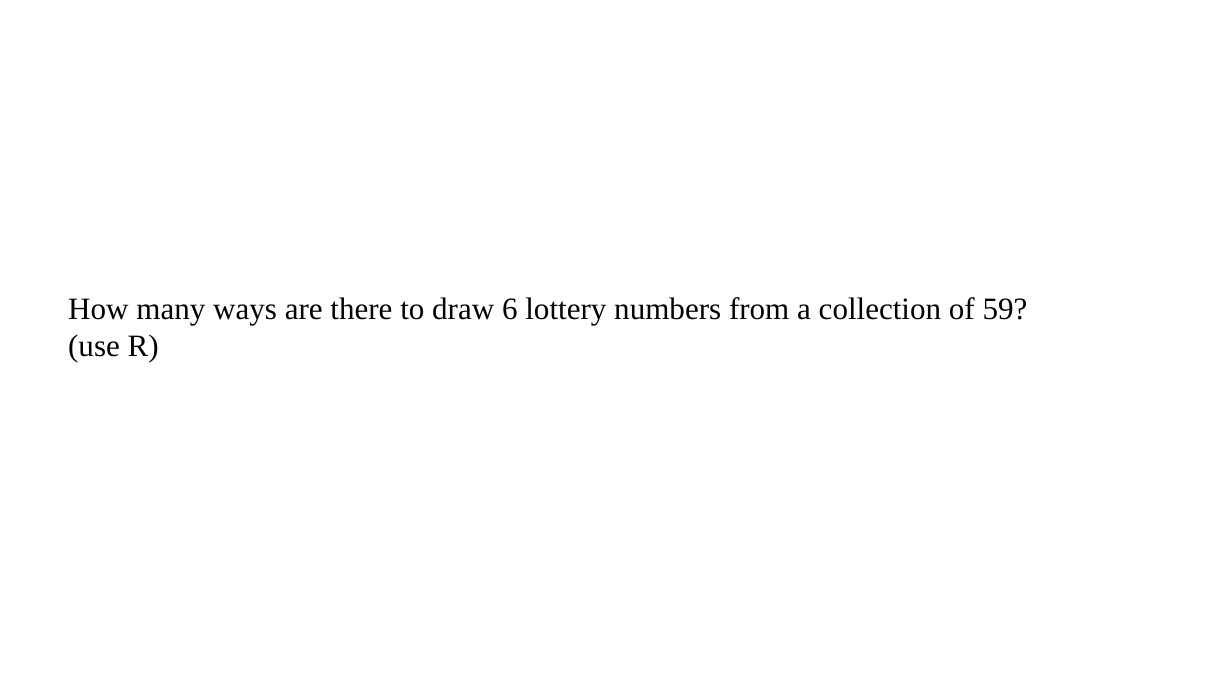
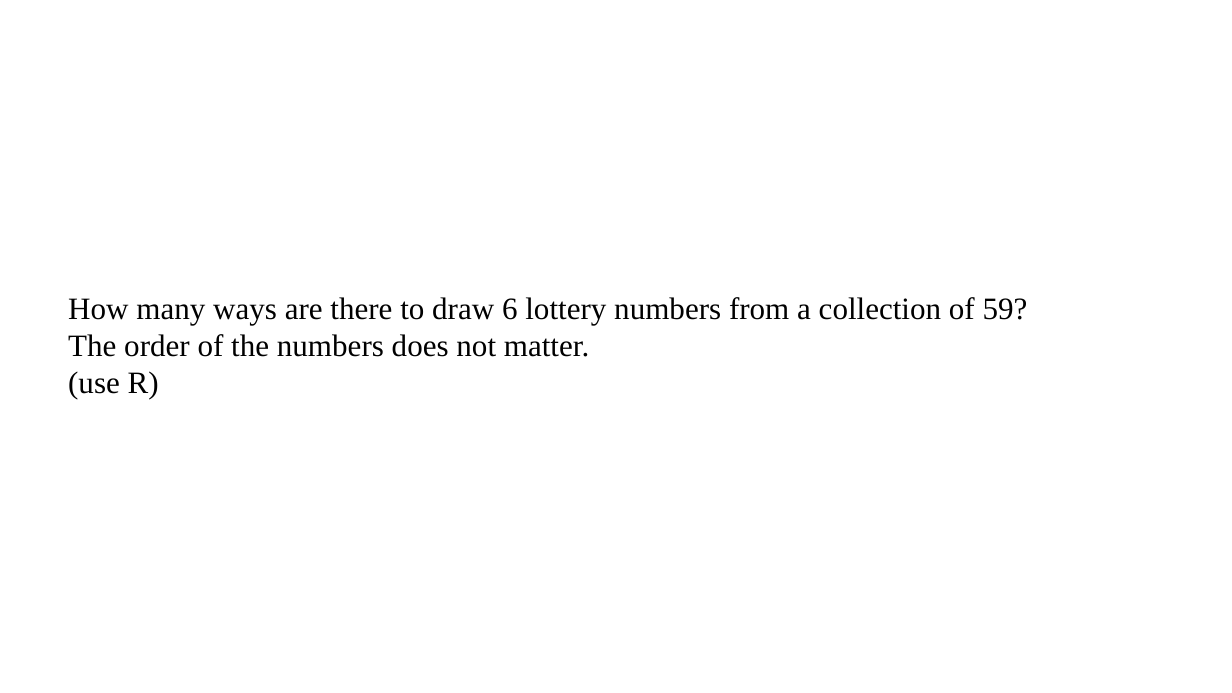
Before and after one commit to pvermees/geostats, a slide deck: slide 31 of slides/quizzes.odp. Drawn at 1232x693 pixels with LibreOffice and Linux fonts; fonts in the diff are those of the drawing. Boxes give left, top, right and bottom in pixels: in the first picture for what was removed or moved away, otherwise in the second. Text is boxed around its words. In the diff, an @@ line names an element or a change of style, - is before the commit and + after.

```diff
--- a/slides/quizzes.odp
+++ b/slides/quizzes.odp
@@ text at [68,334,589,357]: paragraph added @@
+The order of the numbers does not matter.
```
Also in this commit, not shown: 1 other slide changed.
